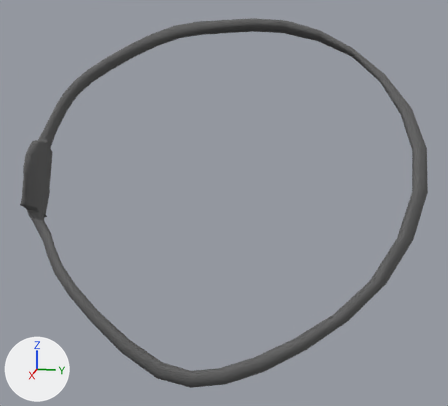
An edit to the FBX model Assets/Model/Cat/Eyepatches/Eyepatche left.fbx, drawn before and after from the same camera.
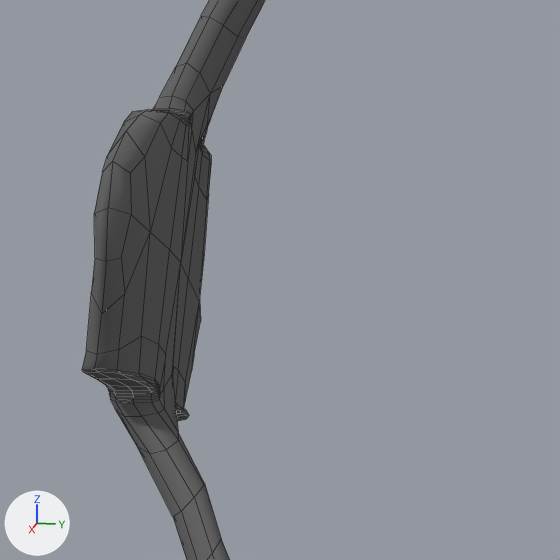
Each version is shown whole from a camera (50 mm lens) standing at (0.03295, 0.00632, 0.04734) and looking at (0.0025, 0.00023, 0.03973), then close up on the part from 0% to 31% of the width and 28% to 62% of the height. The axes (+X, +Y, +Z) are drawn at lower left. The lights are the same throughout. The close-ups show mesh edges as thin lines. Where no turn or scale is listed for an object, it has been applied to the vertices.
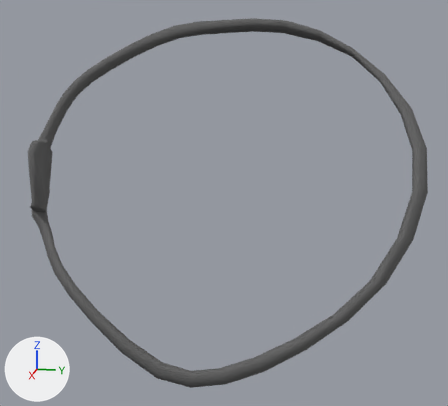
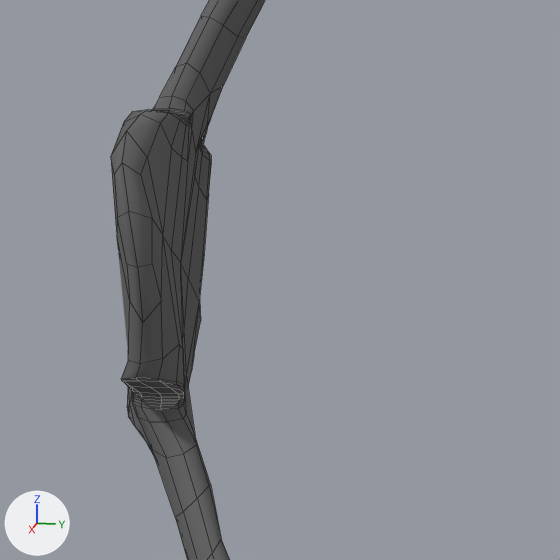
The newer file is also turned or shifted as a whole; pictures and numbers use the older file's frame.

Boxes (x1, y1, x2, y2) around the edits, measured in the close-ups (560 x 560 px; the box of a moved part takes in the faces that stretch with it):
'polySurface2', reshaped
    before: (82, 0, 265, 560)
    after: (111, 0, 265, 560)
part 1 of me_mesh, moved or reshaped
    before: (82, 131, 221, 541)
    after: (111, 131, 221, 541)

Diff of the bpy script that builds the scene:
```diff
--- a/Assets/Model/Cat/Eyepatches/Eyepatche left.fbx.py
+++ b/Assets/Model/Cat/Eyepatches/Eyepatche left.fbx.py
@@ me_mesh @@
 me_mesh.from_pydata(...)  # 664 vertices, 664 faces; spans x -0.0058..0.0061, y -0.0104..0.0102, z -0.0085..0.0083
 # used by ob_polysurface2; location = (0.0022, -0.00014, 0.04074)
+# me_mesh part 1: 179 of 664 vertices moved; they spanned x 0.0012..0.0034, y -0.0098..-0.008, z -0.0026..0.0017 and now span x 0.0013..0.0035, y -0.0097..-0.0079, z -0.0026..0.0017; mean shift (0.0001, 0.0003, 0.0); largest move (0.003, -0.009, -0.0007) -> (0.0032, -0.0083, -0.0007)
 me_mesh.materials.append(mat_blzck)
```
